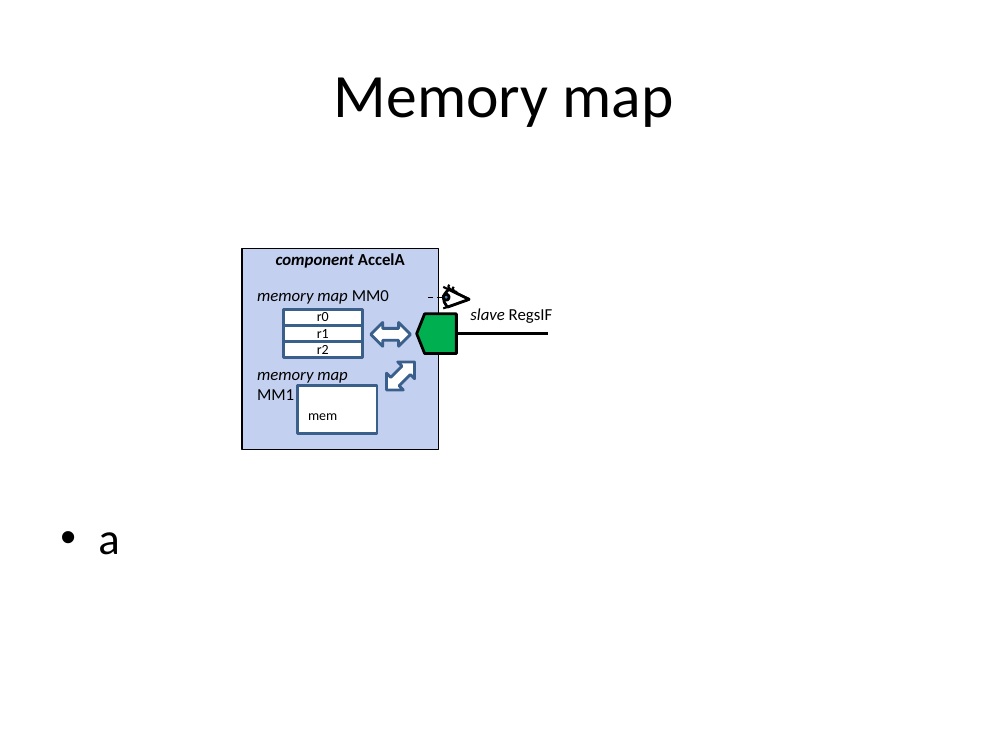
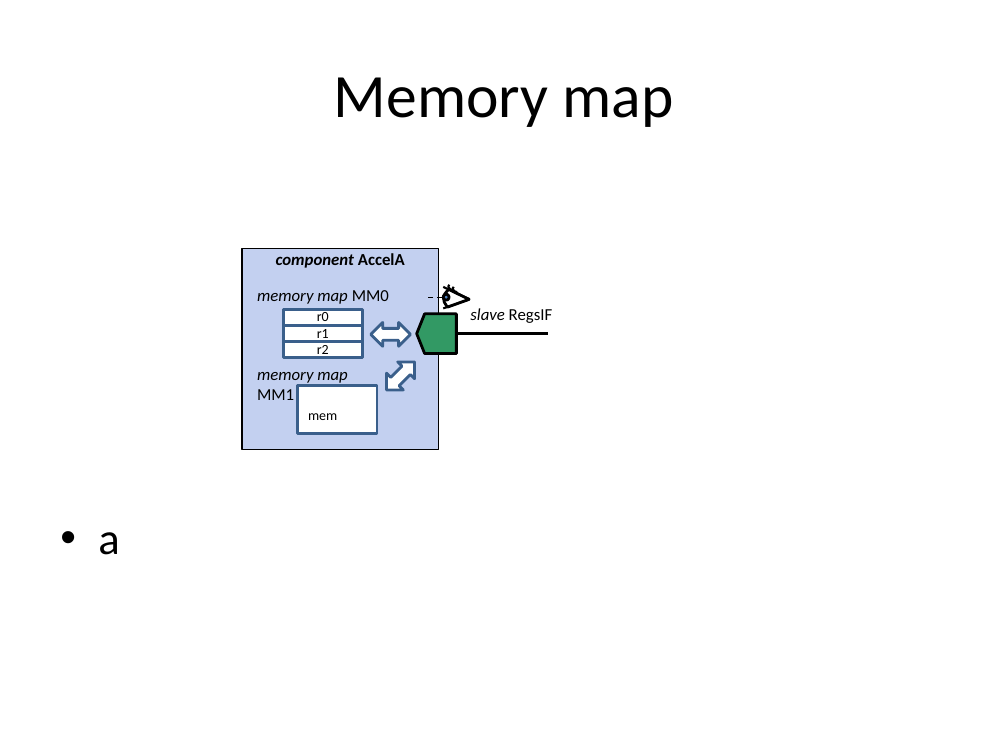
Before and after one commit to kactus2/kactus2dev, a slide deck: slide 9 of Help/images/img_sources.pptx. Drawn at 1008x756 pixels with LibreOffice and Linux fonts; fonts in the diff are those of the drawing. Boxes give left, top, right and bottom in pixels: in the first picture for what was removed or moved away, otherwise in the second. Text is boxed around its words. In the diff, an @@ line names an element or a change of style, - is before the commit and + after.

```diff
--- a/Help/images/img_sources.pptx
+++ b/Help/images/img_sources.pptx
@@ flow chart offpage connector at box(416, 313, 456, 353): fill #00B050 to #329964 @@
```
Also in this commit, not shown: 1 other slide changed, 1 slide added, 47 other files.
